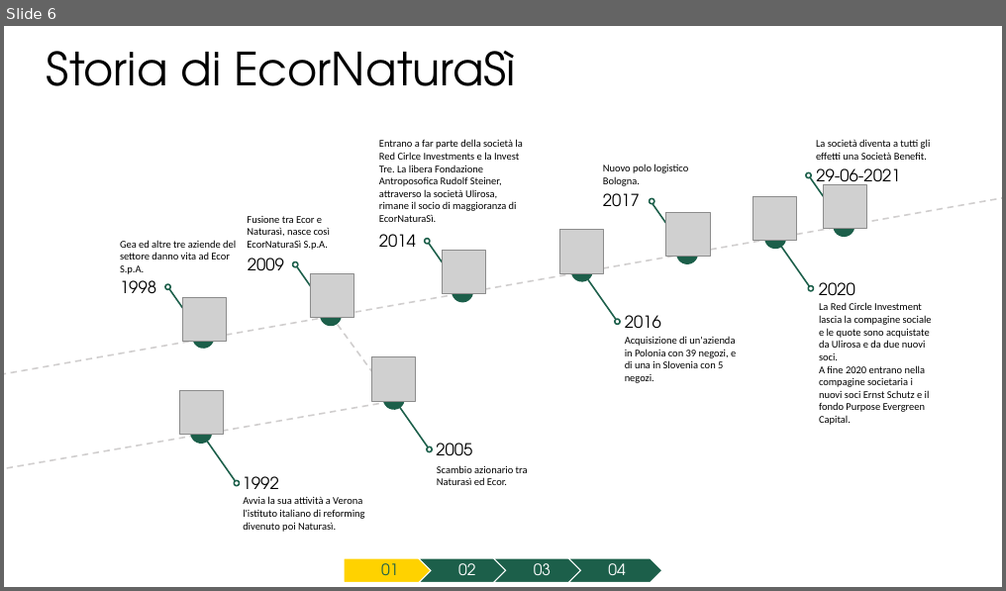
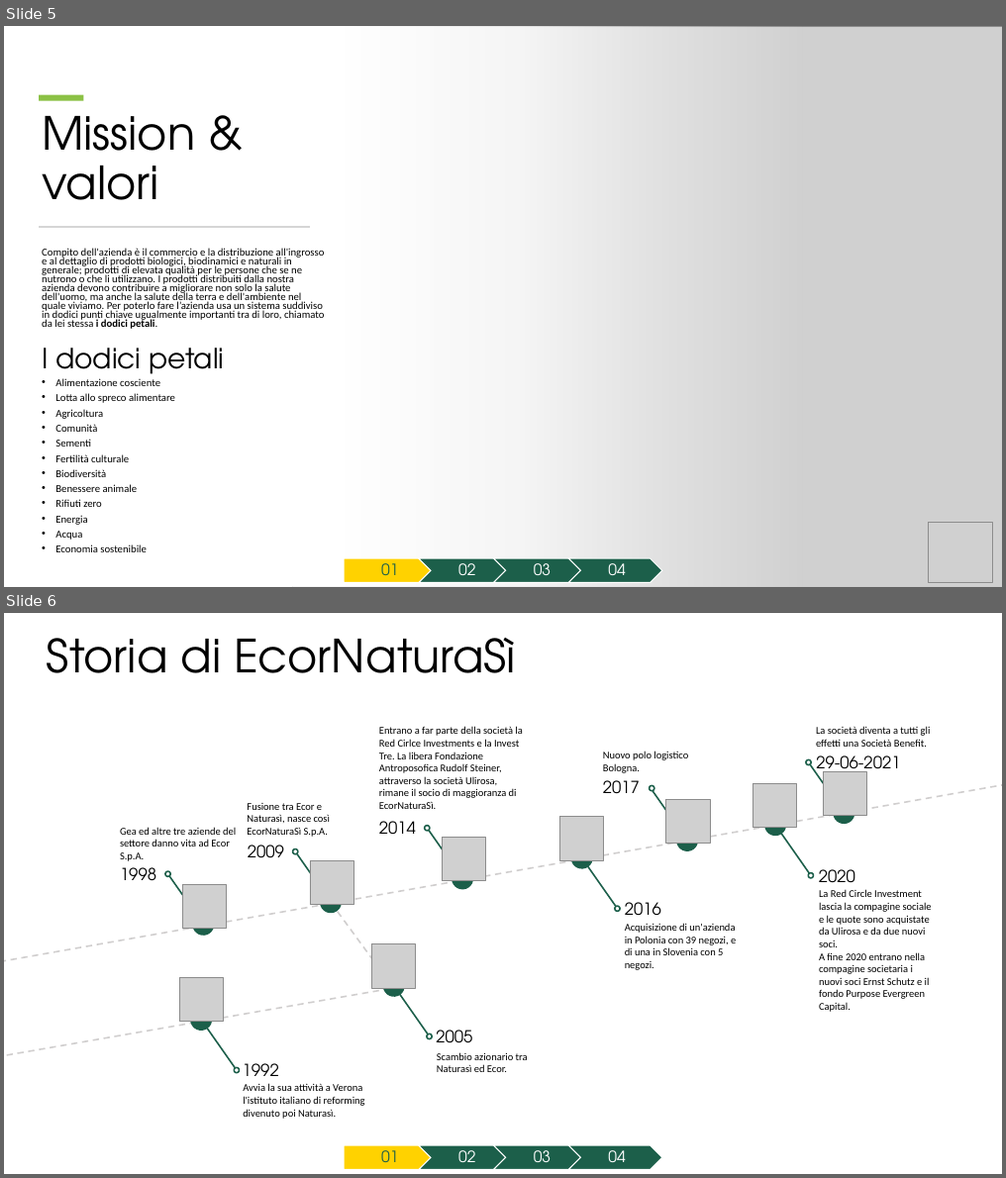
Before and after one commit to Censacrof/naturasi-pw-eoa, a slide deck: PresentazioneNaturasi.pptx. Shown one above the other, each under a label of ours: slide 6 before the commit, slides 5 and 6 after it. The pictures are 1006x591 and 1006x1178 pixels, drawn with LibreOffice and Linux fonts; fonts in the diff are those of the drawing; grey boxes stand for pictures. Boxes give left, top, right and bottom in pixels: in the first picture for what was removed or moved away, otherwise in the second. Text is boxed around its words. In the diff, an @@ line names an element or a change of style, - is before the commit and + after.

```diff
--- a/PresentazioneNaturasi.pptx
+++ b/PresentazioneNaturasi.pptx
@@ slide 5 added at [4, 26, 1002, 587], background #FFFFFF @@
@@ rectangle added at [4, 26, 803, 587], fill gradient #FFFFFF @@
@@ picture added at [292, 26, 1002, 587] @@
@@ rectangle added at [39, 95, 83, 101], fill #8BC145 @@
@@ text added at [42, 116, 195, 200], 44 pt, text #000000 @@
+Mission & valori
@@ rectangle added at [40, 226, 310, 227], fill #D5D5D5, outline #D5D5D5 0.25 pt @@
@@ text added at [42, 248, 325, 553], 10.2 pt, text #000000 @@
+Compito dell'azienda è il commercio e la distribuzione all'ingrosso e al dettaglio di prodotti biologici, biodinamici e naturali in generale; prodotti di elevata qualità per le persone che se ne nutrono o che li utilizzano. I prodotti distribuiti dalla nostra azienda devono contribuire a migliorare non solo la salute dell'uomo, ma anche la salute della terra e dell'ambiente nel quale viviamo. Per poterlo fare l’azienda usa un sistema suddiviso in dodici punti chiave ugualmente importanti tra di loro, chiamato da lei stessa i dodici petali.
+I dodici petali
+• Alimentazione cosciente
+• Lotta allo spreco alimentare
+• Agricoltura
+• Comunità
+• Sementi
+• Fertilità culturale
+• Biodiversità
+• Benessere animale
+• Rifiuti zero
+• Energia
+• Acqua
+• Economia sostenibile
@@ picture added at [928, 523, 992, 583] @@
@@ group added at [344, 559, 662, 583]: 4 texts, 3 chevrons, 1 pentagon arrow @@
+01
+02
+03
+04
```
Also in this commit, not shown: 4 slides changed, 4 other slides added.
